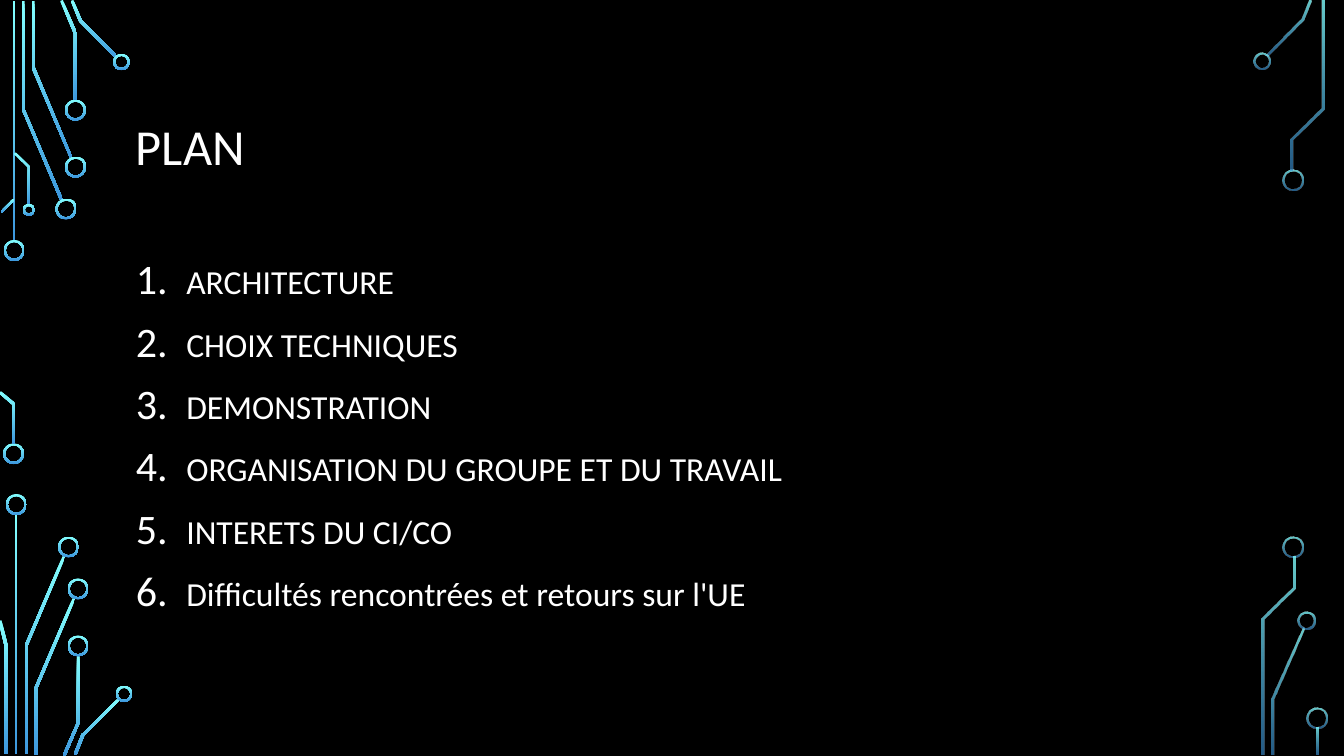
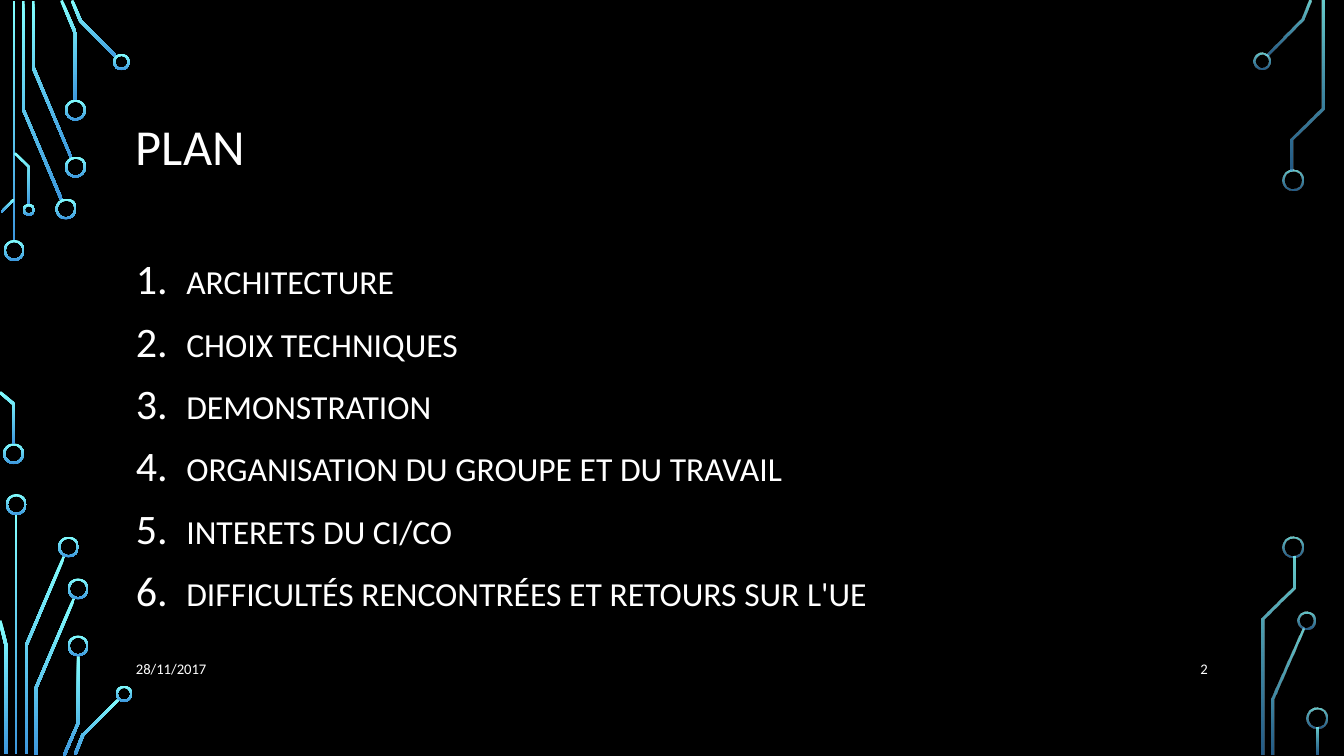
Before and after one commit to Julienbtn/cloud-project-equipe-7, a slide deck: slide 2 of Presentation Cloud.pptx. Drawn at 1344x756 pixels with LibreOffice and Linux fonts; fonts in the diff are those of the drawing; background and template pictures are left out. Boxes give left, top, right and bottom in pixels: in the first picture for what was removed or moved away, otherwise in the second. Text is boxed around its words. In the diff, an @@ line names an element or a change of style, - is before the commit and + after.

```diff
--- a/Presentation Cloud.pptx
+++ b/Presentation Cloud.pptx
@@ text at bbox=[186, 579, 866, 607]: text changed @@
-6. Difficultés rencontrées et retours sur l'UE
+6. DIFFICULTÉS RENCONTRÉES ET RETOURS SUR L'UE
@@ text added at bbox=[136, 664, 206, 675], 10.5 pt, text #FFFFFF @@
+28/11/2017
@@ page number added at bbox=[1200, 664, 1207, 674], 10.5 pt, text #FFFFFF @@
+2
```
Also in this commit, not shown: 3 other slides changed, 9 slides added, 4 slides removed, 2 other files.
